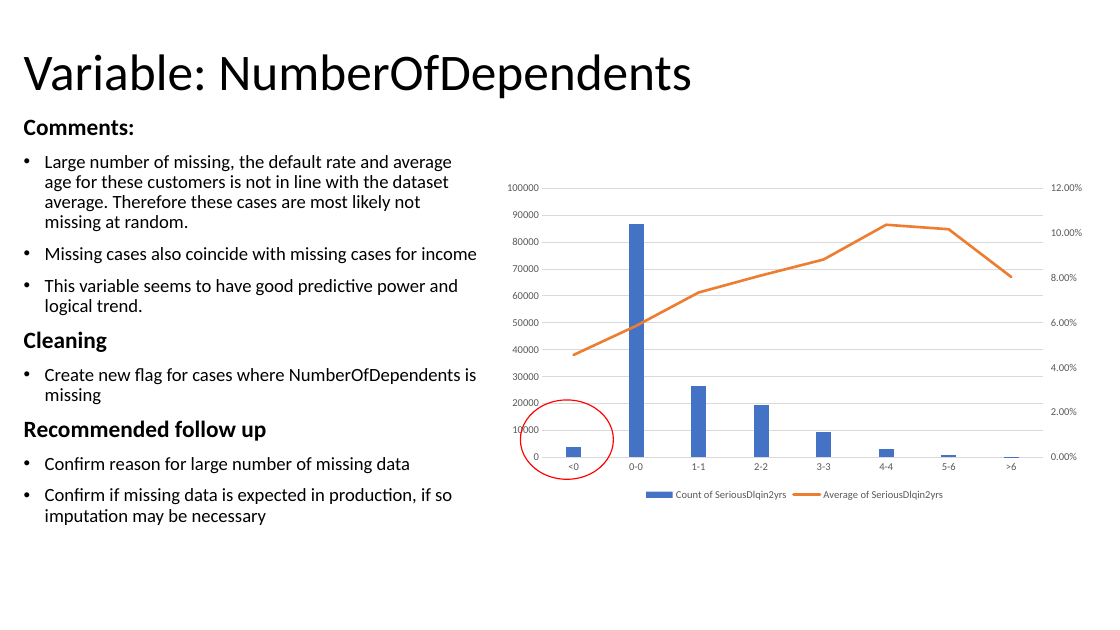
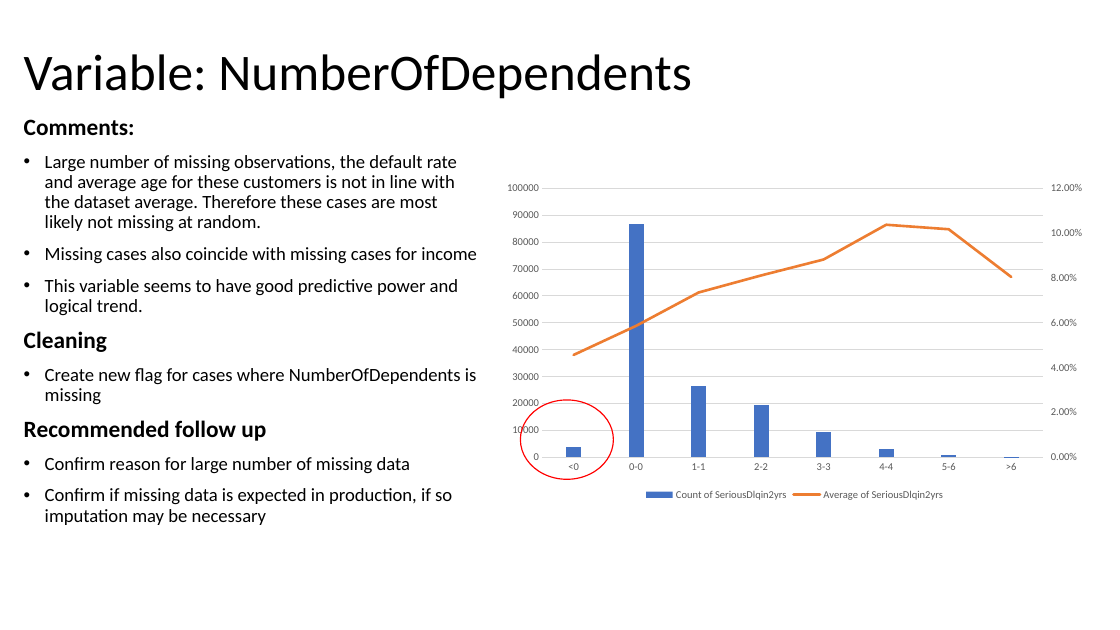
Before and after one commit to matthewjones-perth/givemesomecredit, a slide deck: slide 12 of Paidy Dataset Exercise.pptm. Drawn at 1120x630 pixels with LibreOffice and Linux fonts; fonts in the diff are those of the drawing. Boxes give left, top, right and bottom in pixels: in the first picture for what was removed or moved away, otherwise in the second. Text is boxed around its words. In the diff, an @@ line names an element or a change of style, - is before the commit and + after.

```diff
--- a/Paidy Dataset Exercise.pptm
+++ b/Paidy Dataset Exercise.pptm
@@ text at box(45, 155, 457, 232): text changed @@
-• Large number of missing, the default rate and average age for these customers is not in line with the dataset average. Therefore these cases are most likely not missing at random.
+• Large number of missing observations, the default rate and average age for these customers is not in line with the dataset average. Therefore these cases are most likely not missing at random.
```
Also in this commit, not shown: 12 other slides changed.
